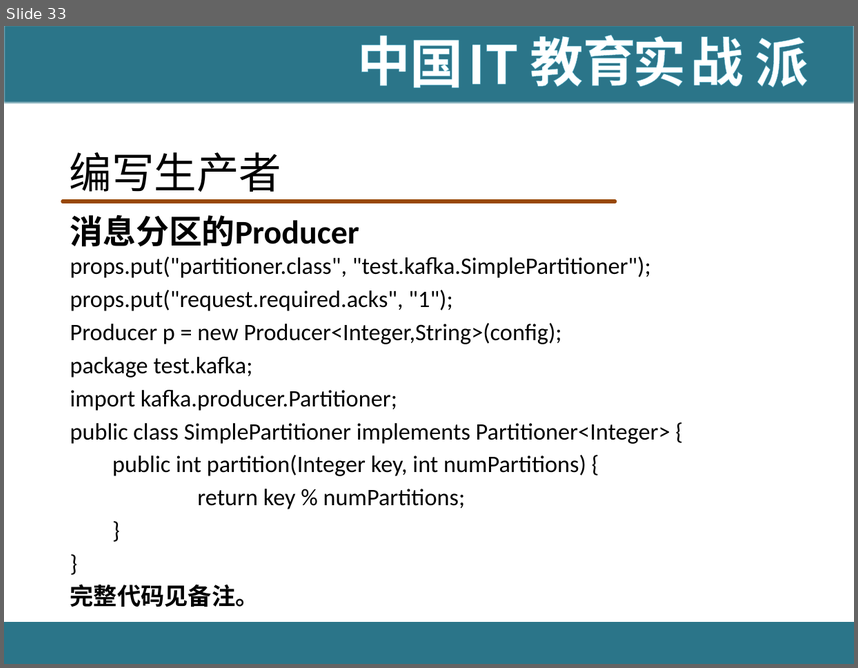
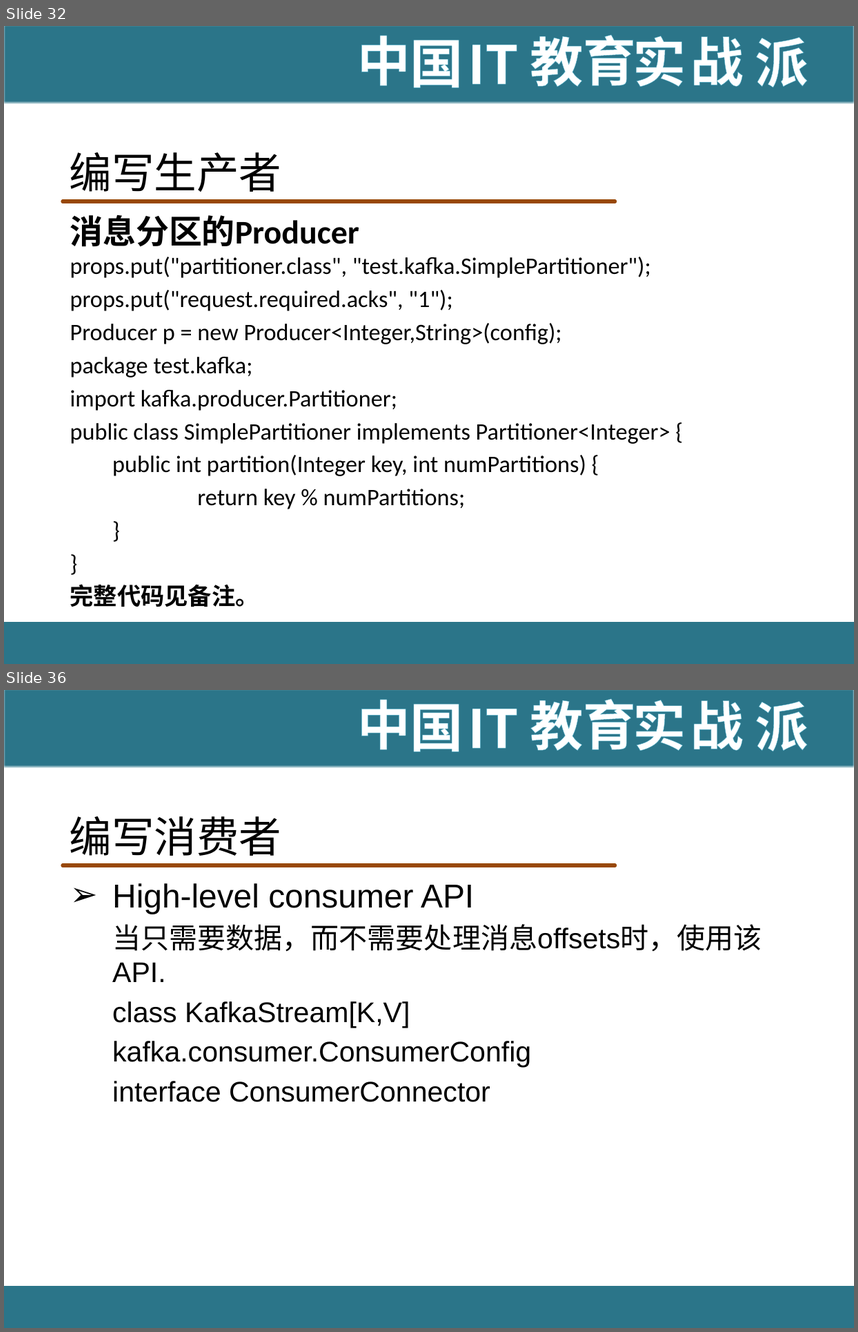
Before and after one commit to hanningxiao/BigData, a slide deck: [IT18掌www.it18zhang.com]Kafka.pptx. Shown one above the other, each under a label of ours: slide 33 before the commit, slides 32 and 36 after it; the slides between them are not shown. The pictures are 858x668 and 858x1332 pixels, drawn with LibreOffice and Linux fonts; fonts in the diff are those of the drawing; background and template pictures are left out. Boxes give left, top, right and bottom in pixels: in the first picture for what was removed or moved away, otherwise in the second. Text is boxed around its words. In the diff, an @@ line names an element or a change of style, - is before the commit and + after.

Commit message:
kafka

```diff
--- a/[IT18掌www.it18zhang.com]Kafka.pptx
+++ b/[IT18掌www.it18zhang.com]Kafka.pptx
@@ slide 36 added at box(4, 690, 854, 1328), background #FFFFFF; not listed: 11 template elements that a slide beside it also shows @@
@@ title added at box(70, 816, 282, 856), 36 pt, text #000000 @@
+编写消费者
@@ text added at box(112, 883, 762, 1102), 24 pt, text #000000 @@
+➢ High-level consumer API
+  当只需要数据，而不需要处理消息offsets时，使用该API.
+  class KafkaStream[K,V]
+  kafka.consumer.ConsumerConfig
+  interface ConsumerConnector
@@ what was slide 33 is now slide 32 @@
```
Also in this commit, not shown: 23 other slides added, 1 slide removed.
